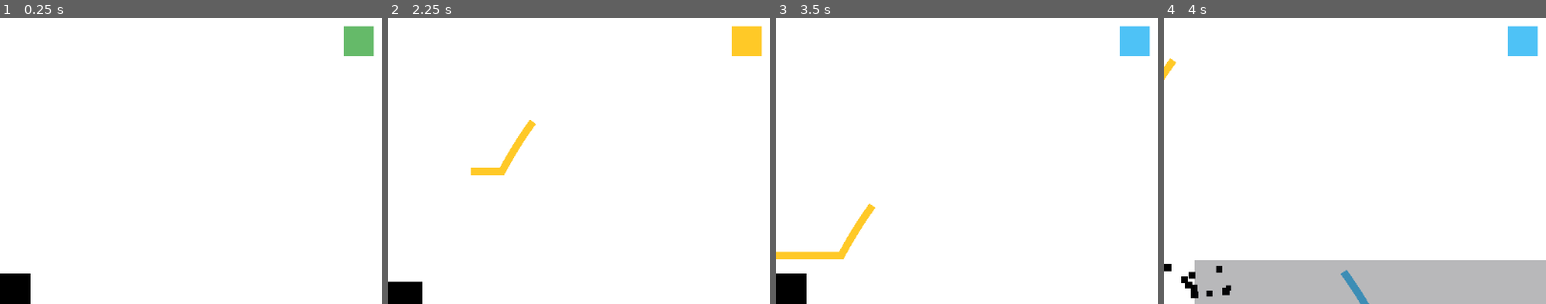
Above: before the commit, frames 1-4 (left to right).
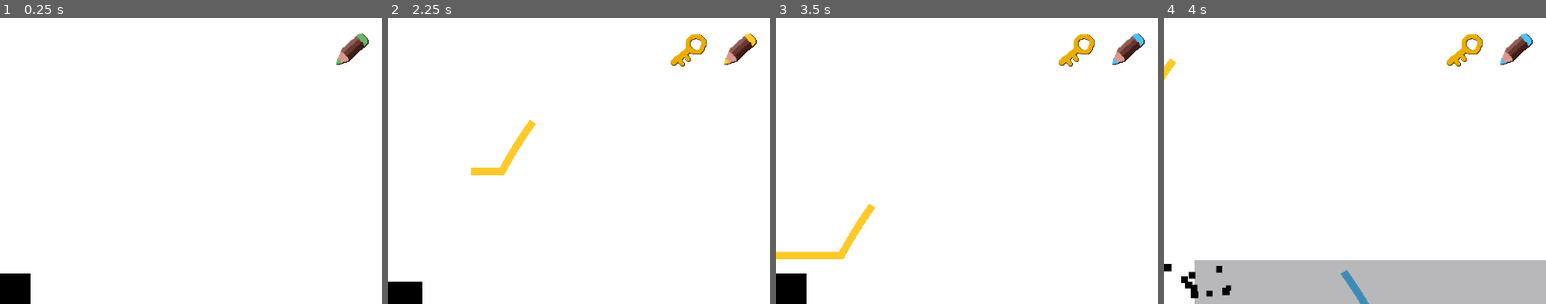
Above: after the commit, the same moments.

Repository: igaryhe/LD45
Game: Godot game, scene res://World.tscn
Two runs of this game, one before a commit and one after it. Both use one fixed random seed, a clock stepped at 60 frames per second and the inputs below. Sound files missing from this copy of the repository are replaced by a short silence.
Inputs (mouse positions are % of the whole screen's width and height, from its top left):
- Up to frame 1 (0.25 s): no input
- Up to frame 2 (2.25 s): move the mouse to (72, 45) at 0.52 s; press the mouse at (72, 45) at 0.53 s; hold Right (ui_right) 0.53-2.03 s; tap Space (jump) at 0.77, 1.52 s; move the mouse to (30, 55) at 1.27 s; release the mouse at (30, 55) at 1.28 s; tap C (switch_color) at 1.35 s; move the mouse to (60, 28) at 2.02 s; press the mouse at (60, 28) at 2.03 s; hold Left (ui_left) from 2.03 s (still down)
- Up to frame 3 (3.5 s): move the mouse to (45, 70) at 2.77 s; release Left (ui_left) at 2.78 s; release the mouse at (45, 70) at 2.78 s; hold Right (ui_right) from 2.78 s (still down); tap C (switch_color) at 2.85 s; tap Space (jump) at 3.02 s
- Up to frame 4 (4 s): keep holding Right (ui_right); move the mouse to (80, 65) at 3.52 s; press the mouse at (80, 65) at 3.53 s; tap Space (jump) at 3.77 s
The pictures show only the part of the screen within x 49-99%, y 1-51%; the shares and areas given below are measured in that part.

The runs differ from the first frame. In frame 1, 0.9% of the frame differs, in the area x 88-98%, y 2-17%; in frame 2, 1.4%, in the area x 74-98%, y 2-17%; in frame 3, 1.4%; in frame 4, 1.4%.

Commit message:
Key and pen UI

Diff:
--- a/GUI.gd
+++ b/GUI.gd
@@ -2,11 +2,10 @@
 
 func _ready():
 	Player.connect('death', self, 'death');
+	Player.connect('key_state_changed', self, 'toggle_key');
 
 func change_color_indicator(color):
-	print("Change")
-	print(color)
-	$hud/v/h/color_indicator.color = color
+	$hud/v/h/pen/pen.modulate = color
 
 func success():
 	print("Finish");
@@ -20,3 +19,10 @@
 func _fire_animation(animation):
 	$animation.set_current_animation(animation)
 	$animation.play()
+
+func toggle_key(state):
+	print("Toggle")
+	if state:
+		$hud/v/h/key.show()
+	else:
+		$hud/v/h/key.hide()
--- a/GUI.tscn
+++ b/GUI.tscn
@@ -1,9 +1,12 @@
-[gd_scene load_steps=5 format=2]
+[gd_scene load_steps=8 format=2]
 
 [ext_resource path="res://GUI.gd" type="Script" id=1]
-[ext_resource path="res://res/flag/flag.png" type="Texture" id=2]
+[ext_resource path="res://res/key.png" type="Texture" id=2]
+[ext_resource path="res://res/pen_bg.png" type="Texture" id=3]
+[ext_resource path="res://res/pen.png" type="Texture" id=4]
+[ext_resource path="res://res/flag/flag.png" type="Texture" id=5]
 
-[sub_resource type="Animation" id=2]
+[sub_resource type="Animation" id=1]
 resource_name = "Death"
 length = 2.4
 tracks/0/type = "value"
@@ -19,8 +22,7 @@
 "values": [ Color( 0, 0, 0, 0 ), Color( 0, 0, 0, 1 ), Color( 0, 0, 0, 0 ) ]
 }
 
-[sub_resource type="Animation" id=1]
-resource_name = "Flag"
+[sub_resource type="Animation" id=2]
 length = 5.0
 tracks/0/type = "value"
 tracks/0/path = NodePath("flag:frame")
@@ -67,7 +69,6 @@
 custom_constants/margin_bottom = 20
 
 [node name="v" type="VBoxContainer" parent="hud"]
-editor/display_folded = true
 margin_left = 20.0
 margin_top = 20.0
 margin_right = 1004.0
@@ -75,15 +76,29 @@
 
 [node name="h" type="HBoxContainer" parent="hud/v"]
 margin_right = 984.0
-margin_bottom = 40.0
+margin_bottom = 64.0
 alignment = 2
 
-[node name="color_indicator" type="ColorRect" parent="hud/v/h"]
-margin_left = 944.0
+[node name="key" type="TextureRect" parent="hud/v/h"]
+visible = false
+margin_left = 852.0
+margin_right = 916.0
+margin_bottom = 64.0
+texture = ExtResource( 2 )
+
+[node name="pen" type="Control" parent="hud/v/h"]
+margin_left = 920.0
 margin_right = 984.0
-margin_bottom = 40.0
-rect_min_size = Vector2( 40, 40 )
-color = Color( 0, 0, 0, 1 )
+margin_bottom = 64.0
+rect_min_size = Vector2( 64, 64 )
+
+[node name="pen_bg" type="TextureRect" parent="hud/v/h/pen"]
+margin_right = 64.0
+margin_bottom = 64.0
+texture = ExtResource( 3 )
+
+[node name="pen" type="TextureRect" parent="hud/v/h/pen"]
+texture = ExtResource( 4 )
 
 [node name="ColorRect" type="ColorRect" parent="."]
 margin_right = 1024.0
@@ -96,10 +111,10 @@
 visible = false
 position = Vector2( 536.38, 359.385 )
 scale = Vector2( 7, 7 )
-texture = ExtResource( 2 )
+texture = ExtResource( 5 )
 hframes = 22
 
 [node name="animation" type="AnimationPlayer" parent="."]
 playback_speed = 2.0
-anims/Death = SubResource( 2 )
-anims/Flag = SubResource( 1 )
+anims/Death = SubResource( 1 )
+anims/Flag = SubResource( 2 )
--- /dev/null
+++ b/Key.gd
@@ -0,0 +1,5 @@
+extends Area2D
+
+func on_collide(body):
+	if body.get_name() == "Player":
+		Player.grab_key()
--- /dev/null
+++ b/Key.tscn
@@ -0,0 +1,12 @@
+[gd_scene load_steps=3 format=2]
+
+[ext_resource path="res://Key.gd" type="Script" id=1]
+
+[sub_resource type="RectangleShape2D" id=1]
+
+[node name="Area2D" type="Area2D"]
+script = ExtResource( 1 )
+
+[node name="CollisionShape2D" type="CollisionShape2D" parent="."]
+shape = SubResource( 1 )
+[connection signal="body_entered" from="." to="." method="on_collide"]
--- a/Player.gd
+++ b/Player.gd
@@ -13,10 +13,11 @@
 
 var move_held_for = 0
 var move_dir = 0
-var keys_held = 0
+var key_held = false
 var disabled = false
 
 signal death
+signal key_state_changed
 
 onready var anim_player = $AnimationPlayer
 onready var audio_player = $AudioStreamPlayer
@@ -72,10 +73,15 @@
 		velocity.y = MAX_FALL_SPEED
 
 func grab_key():
-	keys_held += 1
+	key_held = true
+	emit_signal("key_state_changed", key_held)
 
-func get_key_count():
-	return keys_held
+func use_key():
+	if !key_held:
+		return false
+	key_held = false
+	emit_signal("key_state_changed", key_held)
+	return true
 
 func set_disabled(d):
 	disabled = d
--- a/World.gd
+++ b/World.gd
@@ -34,9 +34,6 @@
 		audio_stream.set_volume_db(-80)
 	interval = ALERT_SCALE * nearest/TRIGGER_DISTANCE
 
-	print(nearest)
-	print(interval)
-
 func _on_Timer_timeout():
 	audio_stream.play()
 
--- a/World.tscn
+++ b/World.tscn
@@ -8,6 +8,7 @@
 [ext_resource path="res://GUI.tscn" type="PackedScene" id=6]
 [ext_resource path="res://audio/Heart Beat.wav" type="AudioStream" id=7]
 [ext_resource path="res://Flag.tscn" type="PackedScene" id=8]
+[ext_resource path="res://Key.tscn" type="PackedScene" id=9]
 
 [node name="World" type="Node2D"]
 script = ExtResource( 1 )
@@ -33,6 +34,7 @@
 scale = Vector2( 3, 1 )
 
 [node name="GUILayer" type="CanvasLayer" parent="."]
+editor/display_folded = true
 
 [node name="GUI" parent="GUILayer" instance=ExtResource( 6 )]
 margin_left = 0.0
@@ -47,6 +49,9 @@
 
 [node name="Area2D" parent="." instance=ExtResource( 8 )]
 position = Vector2( 2176, 583.385 )
+
+[node name="Area2D2" parent="." instance=ExtResource( 9 )]
+position = Vector2( 821.818, 632.021 )
 [connection signal="color_changed" from="Trail" to="GUILayer/GUI" method="change_color_indicator"]
 [connection signal="timeout" from="Timer" to="." method="_on_Timer_timeout"]
 [connection signal="finished" from="AudioStreamPlayer" to="." method="_on_AudioStreamPlayer_finished"]
Not shown: 1 places in World.tscn that only renumber resources
Binary file added: res/key.png
Not shown, added: res/key.png.import
Binary file added: res/pen.png
Not shown, added: res/pen.png.import
Binary file added: res/pen_bg.png
Not shown, added: res/pen_bg.png.import
